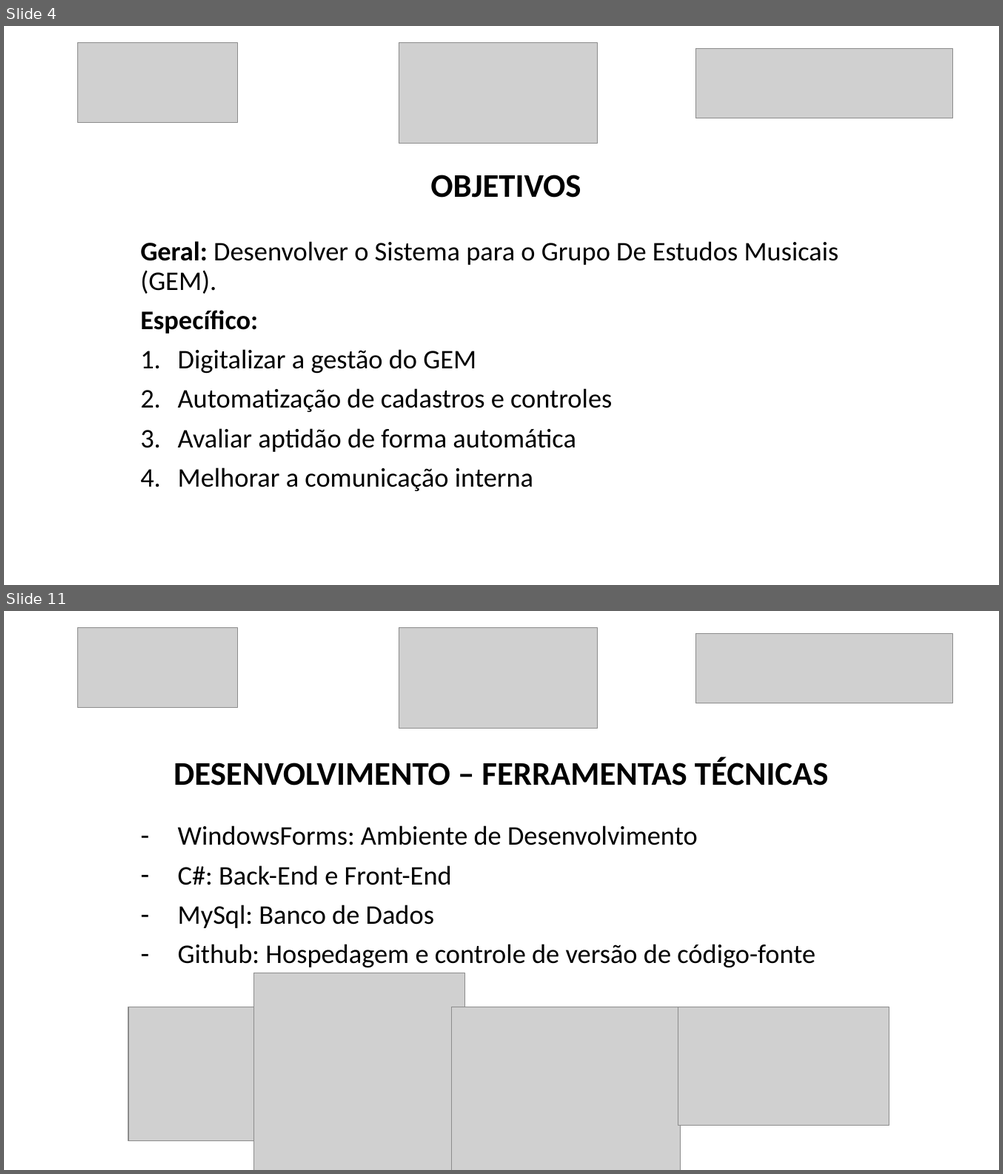
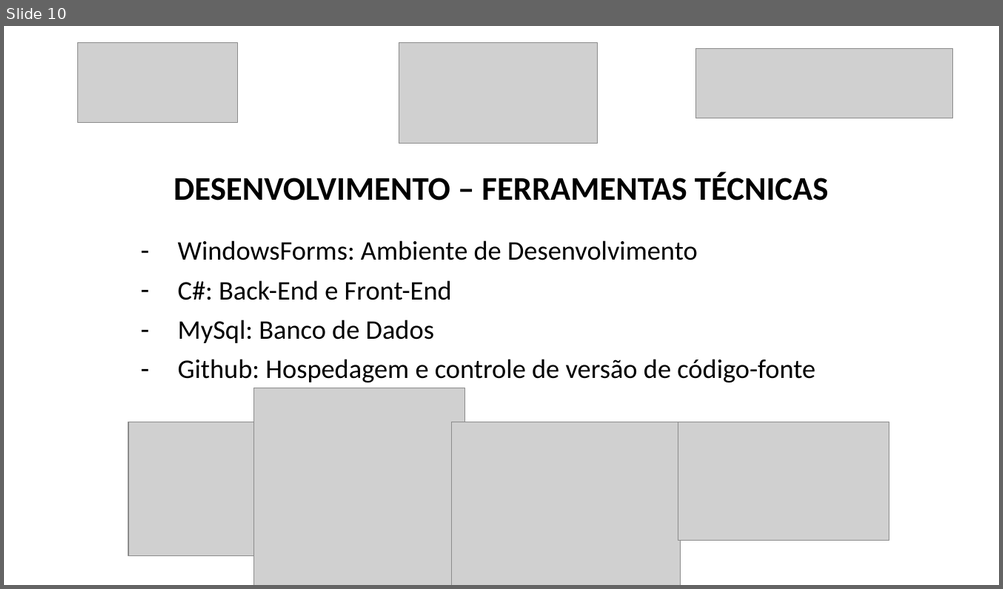
Before and after one commit to luanmenezesx/TCC-CCB, a slide deck: Modelo slides apresentação TCC.pptx. Shown one above the other, each under a label of ours: slides 4 and 11 before the commit, slide 10 after it; the slides between them are not shown. The pictures are 1003x1174 and 1003x589 pixels, drawn with LibreOffice and Linux fonts; fonts in the diff are those of the drawing; grey boxes stand for pictures. Boxes give left, top, right and bottom in pixels: in the first picture for what was removed or moved away, otherwise in the second. Text is boxed around its words. In the diff, an @@ line names an element or a change of style, - is before the commit and + after.

```diff
--- a/Modelo slides apresentação TCC.pptx
+++ b/Modelo slides apresentação TCC.pptx
@@ slide 4 removed at (x1=4, y1=26, x2=999, y2=585), background #FFFFFF @@
@@ picture removed at (x1=78, y1=43, x2=238, y2=123) @@
@@ picture removed at (x1=398, y1=43, x2=597, y2=144) @@
@@ picture removed at (x1=697, y1=48, x2=953, y2=118) @@
@@ title removed at (x1=430, y1=175, x2=580, y2=198) @@
-OBJETIVOS
@@ subtitle removed at (x1=140, y1=241, x2=839, y2=491) @@
-Geral: Desenvolver o Sistema para o Grupo De Estudos Musicais (GEM).
-Específico:
-1. Digitalizar a gestão do GEM
-2. Automatização de cadastros e controles
-3. Avaliar aptidão de forma automática
-4. Melhorar a comunicação interna
@@ what was slide 11 is now slide 10 @@
```
Also in this commit, not shown: 10 slides changed, 7 slides added, 2 other slides removed, 13 other files.
